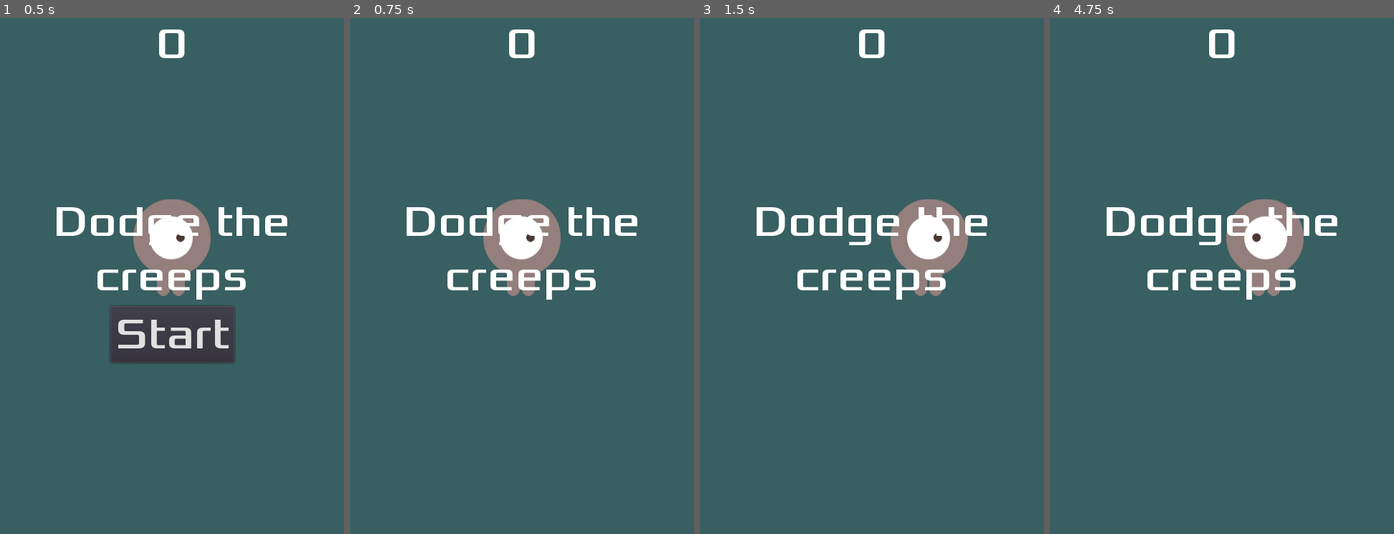
Above: before the commit, frames 1-4 (left to right).
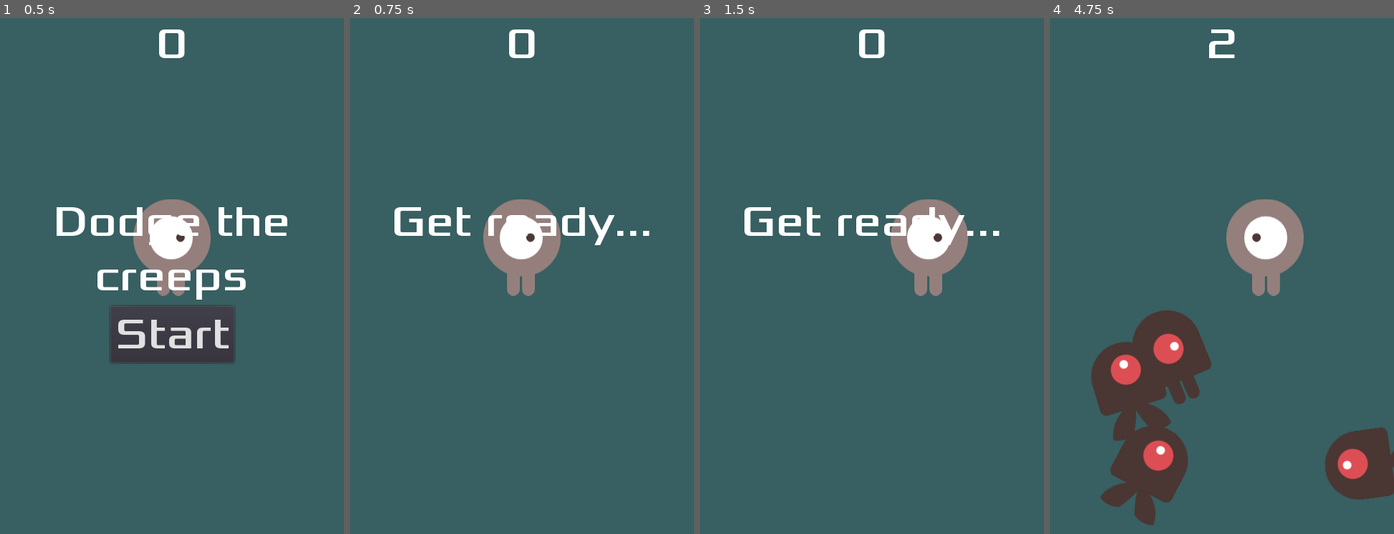
Above: after the commit, the same moments.

Repository: Toscan0/Godot-Misc
Game: Godot game, scene res://main.tscn
Two runs of this game, one before a commit and one after it. Both use one fixed random seed, a clock stepped at 60 frames per second and the inputs below.
Inputs:
- Up to frame 1 (0.5 s): no input
- Up to frame 2 (0.75 s): click "Start" at 0.5 s
- Up to frame 3 (1.5 s): tap Enter at 1.25 s; hold D (move_right) from 1.28 s (still down)
- Up to frame 4 (4.75 s): release D (move_right) at 2.03 s; hold S (move_down) 2.03-2.78 s; hold D (move_right) 2.78-3.53 s; hold W (move_up) 3.53-4.28 s; hold A (move_left) from 4.28 s (still down)

Frame 1 is identical in both runs. In frame 2, 2.5% of the frame differs, in the area x 12-88%, y 36-55%; in frame 3, 2.6%; in frame 4, 13%, in the area x 11-100%, y 2-99%.
Error before the commit: Invalid call. Nonexistent function 'instance' in base 'Nil'. (res://main.gd:20)

Commit message:
1º game

Diff:
--- a/2d-dodge-the-creeps/main.gd
+++ b/2d-dodge-the-creeps/main.gd
@@ -8,10 +8,17 @@
 
 func new_game():
 	score = 0
+	$HUD.update_score(score)
+	$StartTimer.start()
+	$HUD.show_message("Get ready...")
+	yield($StartTimer, "timeout")
 	$ScoreTimer.start()
+	$MobTimer.start()
 
 func game_over():
 	$ScoreTimer.stop()
+	$MobTimer.stop()
+	$HUD.show_game_over()
 
 func _on_MobTimer_timeout():
 	var mob_spawn_location = $MobPath/MobSpwanPos
@@ -29,4 +36,5 @@
 	mob.linear_velocity = vel.rotated(direction)
 
 func _on_ScoreTimer_timeout():
-	pass # Replace with function body.
+	score += 1
+	$HUD.update_score(score)
--- a/2d-dodge-the-creeps/main.tscn
+++ b/2d-dodge-the-creeps/main.tscn
@@ -1,8 +1,9 @@
-[gd_scene load_steps=5 format=2]
+[gd_scene load_steps=6 format=2]
 
 [ext_resource path="res://main.gd" type="Script" id=1]
 [ext_resource path="res://HUD.tscn" type="PackedScene" id=2]
 [ext_resource path="res://Player.tscn" type="PackedScene" id=3]
+[ext_resource path="res://Mob.tscn" type="PackedScene" id=4]
 
 [sub_resource type="Curve2D" id=1]
 _data = {
@@ -11,6 +12,7 @@
 
 [node name="Main" type="Node"]
 script = ExtResource( 1 )
+mob_scene = ExtResource( 4 )
 
 [node name="ColorRect" type="ColorRect" parent="."]
 anchor_right = 1.0
@@ -28,7 +30,6 @@
 
 [node name="MobTimer" type="Timer" parent="."]
 wait_time = 0.5
-autostart = true
 
 [node name="Player" parent="." instance=ExtResource( 3 )]
 position = Vector2( 240, 320 )
@@ -37,5 +38,11 @@
 
 [node name="ScoreTimer" type="Timer" parent="."]
 
+[node name="StartTimer" type="Timer" parent="."]
+wait_time = 2.0
+one_shot = true
+
 [connection signal="timeout" from="MobTimer" to="." method="_on_MobTimer_timeout"]
+[connection signal="hit" from="Player" to="." method="game_over"]
+[connection signal="start_game" from="HUD" to="." method="new_game"]
 [connection signal="timeout" from="ScoreTimer" to="." method="_on_ScoreTimer_timeout"]
